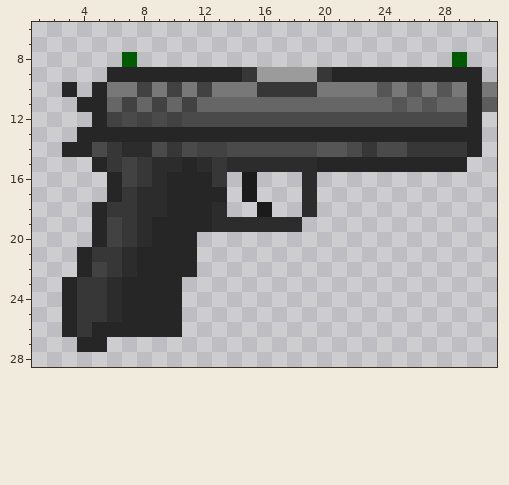
Pixel-art sprite -- Resources/Textures/DeltaV/Objects/Weapons/Guns/Pistols/booker.rsi/base.png. The picture above was drawn from the file before the commit.
The file is 32x32 pixels. Colours within 5 levels of each other are drawn and written as one. Shown: x 1..31, y 6..28.
And afterwards:
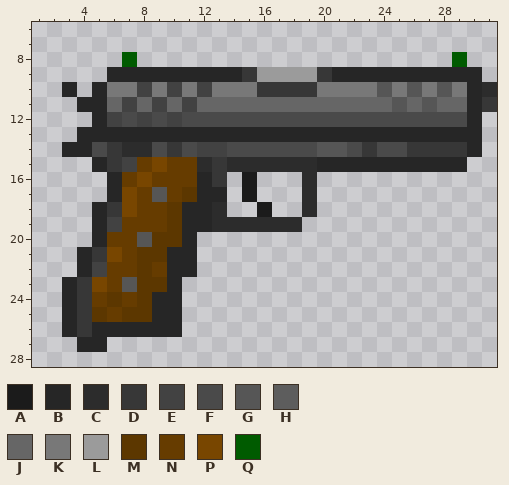
Palette (. is transparent): A #1b1b1b  B #262626  C #2c2c2c  D #373737  E #424242  F #4a4a4a  G #565656  H #5d5d5d  J #666666  K #787878  L #9b9b9b  M #5c3700  N #663c00  P #784600  Q #005b00
Difference:
The edit turns colour K into colour C in row 10 at x 31.
The edit turns colour H into colour D in row 11 at x 31.
The edit turns colour B into colour G in row 23 at x 7.
The edit turns colour C into colour G in row 17 at x 9; in row 20 at x 8.
The edit turns colour B into colour M in row 17 at x 11; in rows 18 to 19 at x 10; in row 20 at x 9 to 10; in row 21 at x 8 to 9; in row 22 at x 8; in row 23 at x 8 to 9.
The edit turns colour B into colour M in row 24 at x 8; in row 25 at x 7 to 8.
The edit turns colour C into colour M in row 24 at x 6.
The edit turns colour D into colour M in row 25 at x 5.
The edit turns colour B into colour N in row 15 at x 11; in row 16 at x 10 to 11; in row 17 at x 10; in row 19 at x 9; in row 22 at x 9; in row 24 at x 7.
The edit turns colour C into colour N in row 15 at x 10; in row 16 at x 9; in row 17 at x 8; in row 18 at x 8 to 9; in row 19 at x 8; in rows 21 to 22 at x 7.
The edit turns colour C into colour N in row 23 at x 6; in row 25 at x 6.
The edit turns colour D into colour N in row 15 at x 8; in rows 19 to 20 at x 7; in row 22 at x 6; in row 24 at x 5.
The edit turns colour E into colour N in row 16 at x 7; in row 20 at x 6.
The edit turns colour C into colour P in row 15 at x 9.
The edit turns colour D into colour P in row 16 at x 8; in rows 17 to 18 at x 7; in row 21 at x 6; in row 23 at x 5.
Pixel boxes of the changes (left, top, right, bottom) in both pictures:
changed: (482, 82, 497, 112)
changed: (92, 157, 197, 322)
